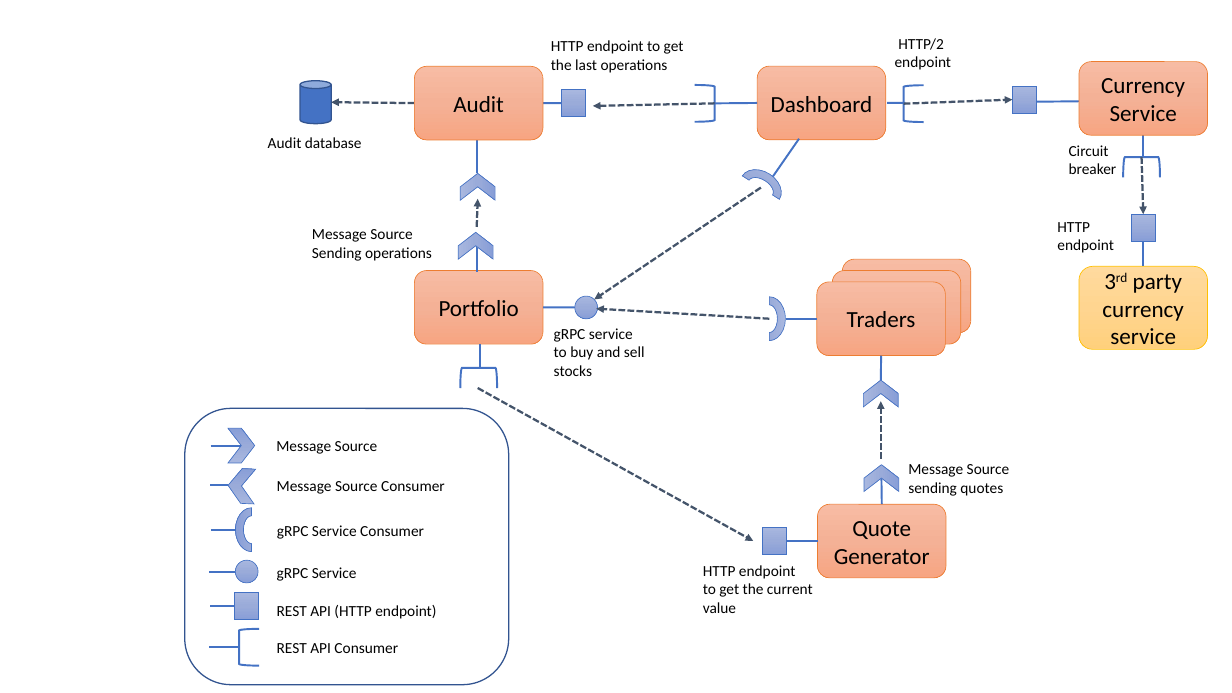
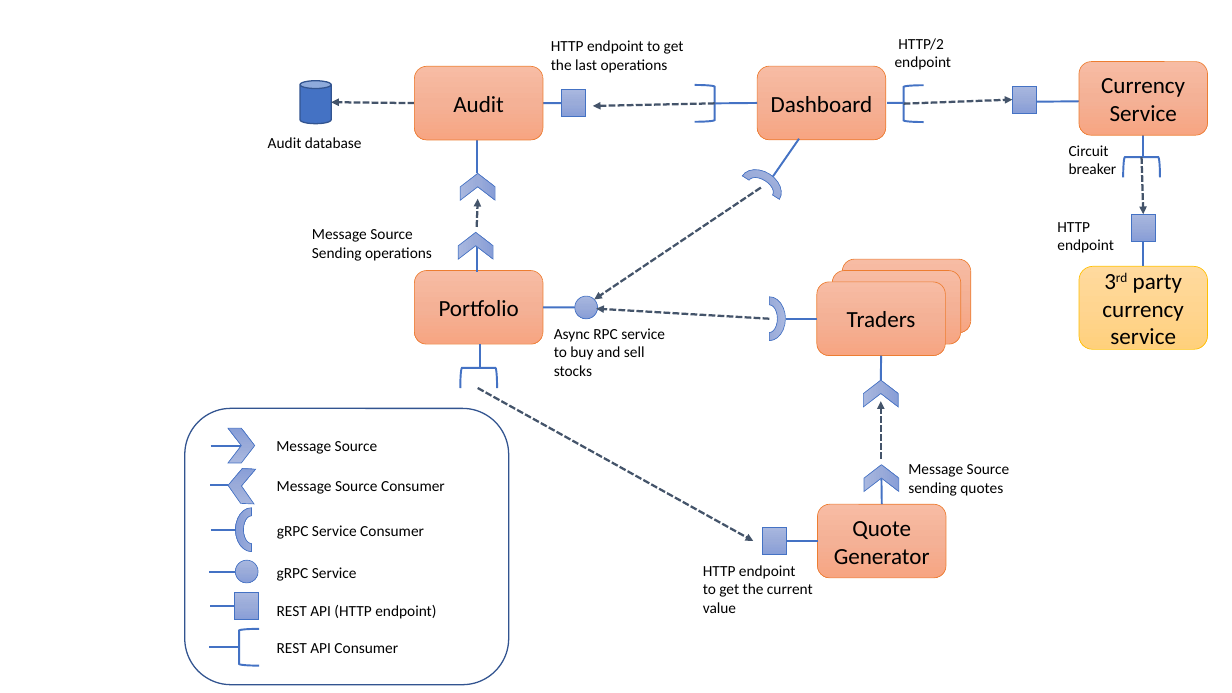
Before and after one commit to cescoffier/vertx-kubernetes-workshop, a slide deck: slide 3 of docs/images/images.pptx. Drawn at 1232x693 pixels with LibreOffice and Linux fonts; fonts in the diff are those of the drawing. Boxes give left, top, right and bottom in pixels: in the first picture for what was removed or moved away, otherwise in the second. Text is boxed around its words. In the diff, an @@ line names an element or a change of style, - is before the commit and + after.

```diff
--- a/docs/images/images.pptx
+++ b/docs/images/images.pptx
@@ text at [554,328,665,342]: text changed @@
-gRPC service
+Async RPC service
```
Also in this commit, not shown: 3 other files.
